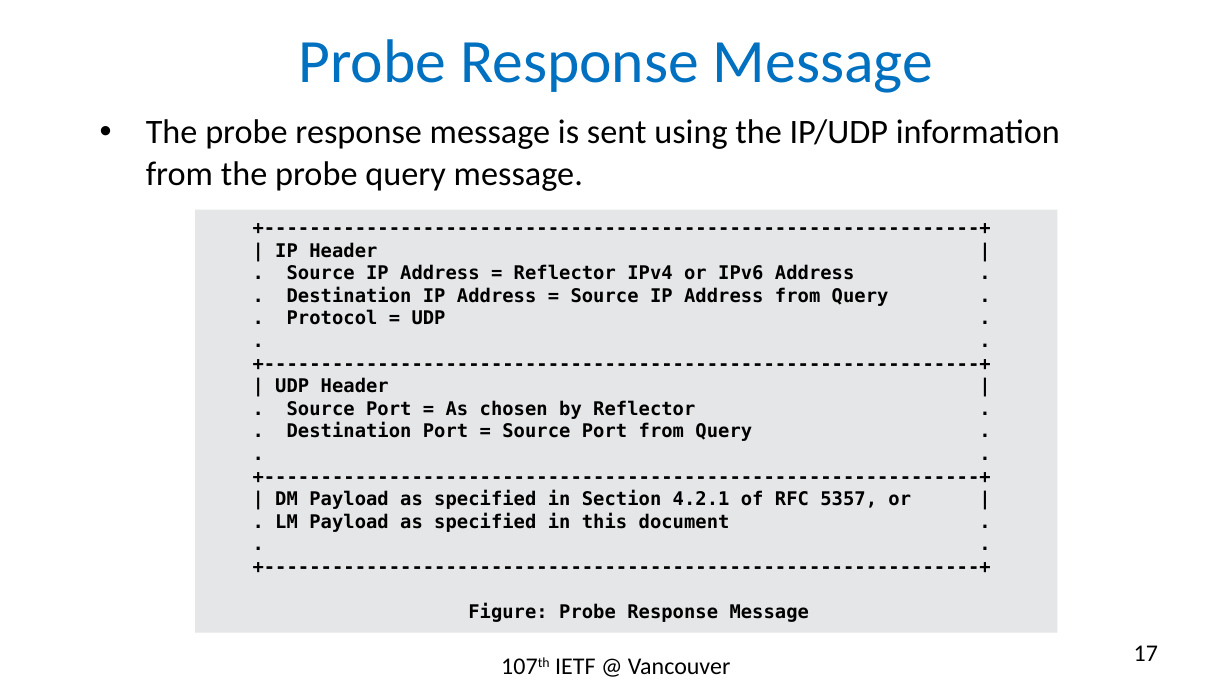
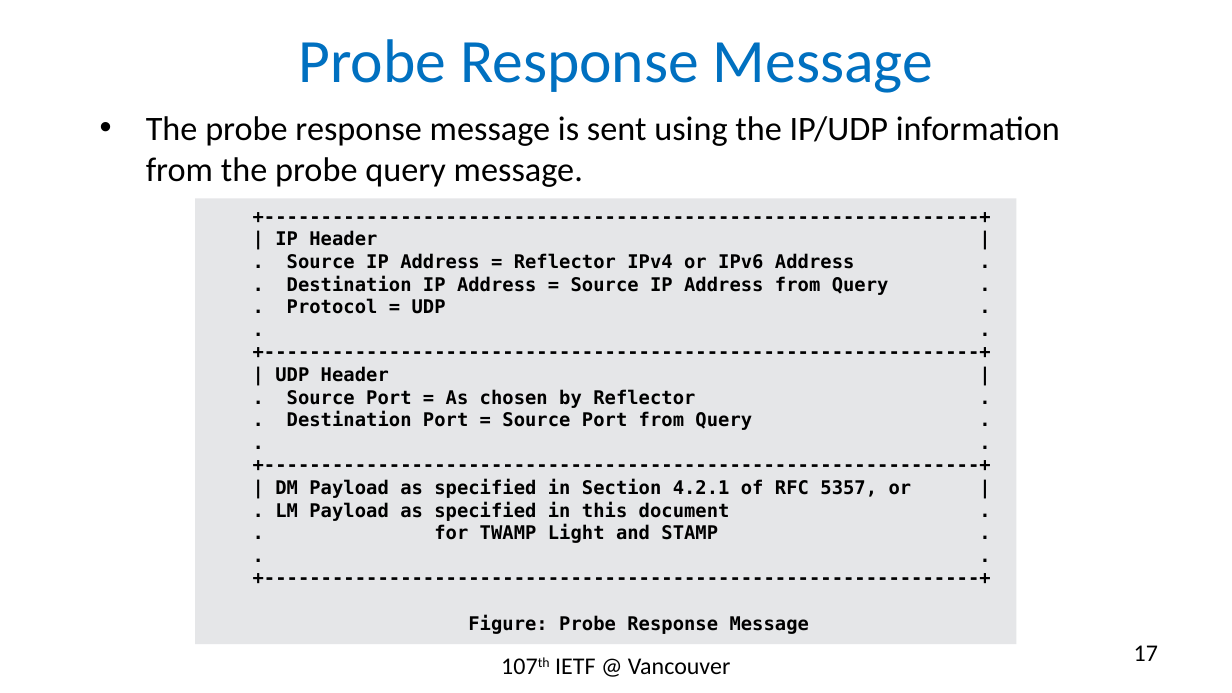
Before and after one commit to rakgandhi/ietf-slides, a slide deck: slide 17 of draft-gandhi-spring-twamp-srpm-07.pptx. Drawn at 1232x693 pixels with LibreOffice and Linux fonts; fonts in the diff are those of the drawing. Boxes give left, top, right and bottom in pixels: in the first picture for what was removed or moved away, otherwise in the second. Text is boxed around its words. In the diff, an @@ line names an element or a change of style, - is before the commit and + after.

```diff
--- a/draft-gandhi-spring-twamp-srpm-07.pptx
+++ b/draft-gandhi-spring-twamp-srpm-07.pptx
@@ text "The probe response message is ...": place and size @@
-text "The probe response message is ..." at (146, 119, 1060, 191)
+text "The probe response message is ..." at (146, 116, 1060, 187)
@@ rectangle "+----------------------------------------------------------- ...": place and size @@
-rectangle "+----------------------------------------------------------- ..." at (195, 209, 1057, 632)
+rectangle "+----------------------------------------------------------- ..." at (195, 198, 1016, 644)
@@ text in rectangle at (434, 524, 718, 543): paragraph added @@
+. for TWAMP Light and STAMP .
```
Also in this commit, not shown: 8 other slides changed.
